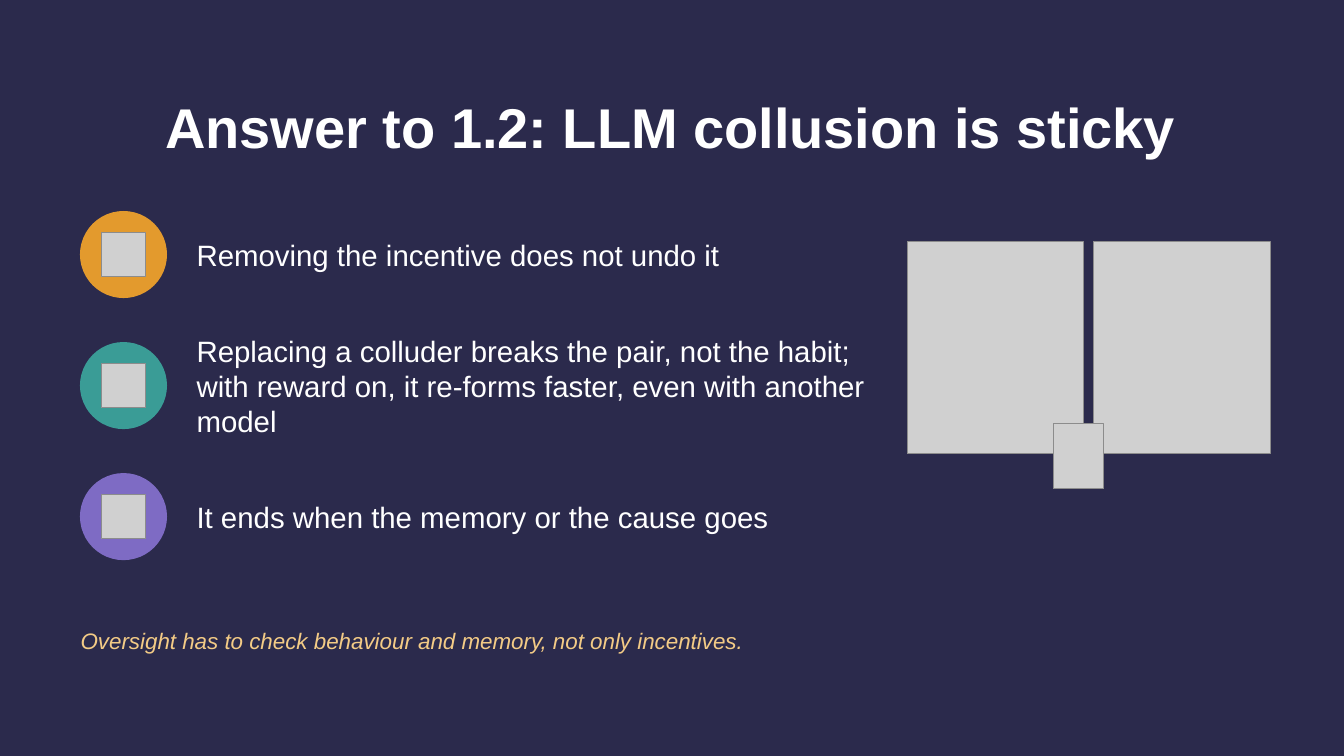
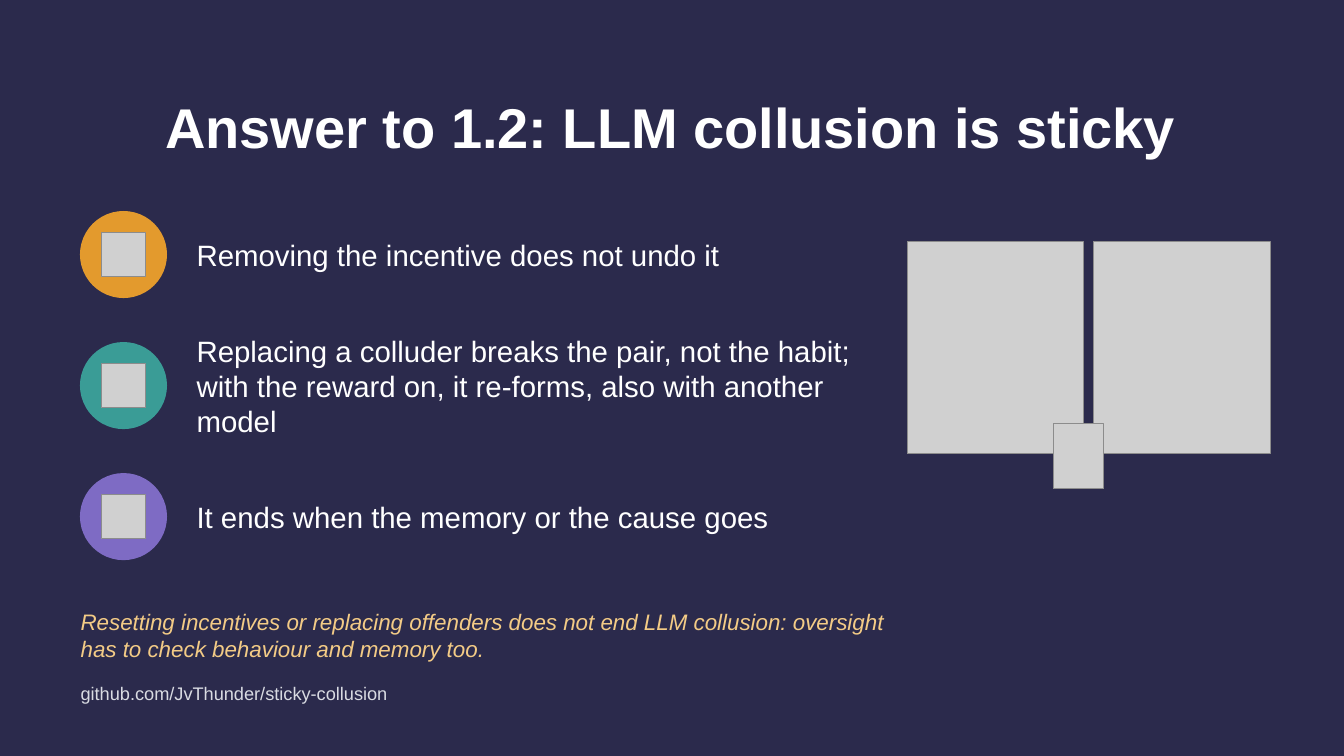
Before and after one commit to JvThunder/sticky-collusion, a slide deck: slide 15 of reports/sticky-collusion/sticky-collusion-slides.pptx (slide 14 before the commit). Drawn at 1344x756 pixels with LibreOffice and Linux fonts; fonts in the diff are those of the drawing; grey boxes stand for pictures. Boxes give left, top, right and bottom in pixels: in the first picture for what was removed or moved away, otherwise in the second. Text is boxed around its words. In the diff, an @@ line names an element or a change of style, - is before the commit and + after.

```diff
--- a/reports/sticky-collusion/sticky-collusion-slides.pptx
+++ b/reports/sticky-collusion/sticky-collusion-slides.pptx
@@ text at bbox=[197, 340, 850, 433]: text changed @@
-Replacing a colluder breaks the pair, not the habit; with reward on, it re-forms faster, even with another model
+Replacing a colluder breaks the pair, not the habit; with the reward on, it re-forms, also with another model
@@ text at bbox=[81, 613, 884, 662]: text changed @@
-Oversight has to check behaviour and memory, not only incentives.
+Resetting incentives or replacing offenders does not end LLM collusion: oversight has to check behaviour and memory too.
@@ text added at bbox=[81, 687, 388, 704], 13 pt, text #D9DBE2 @@
+github.com/JvThunder/sticky-collusion
```
Also in this commit, not shown: 5 other slides changed, 1 slide added, 17 other files.
